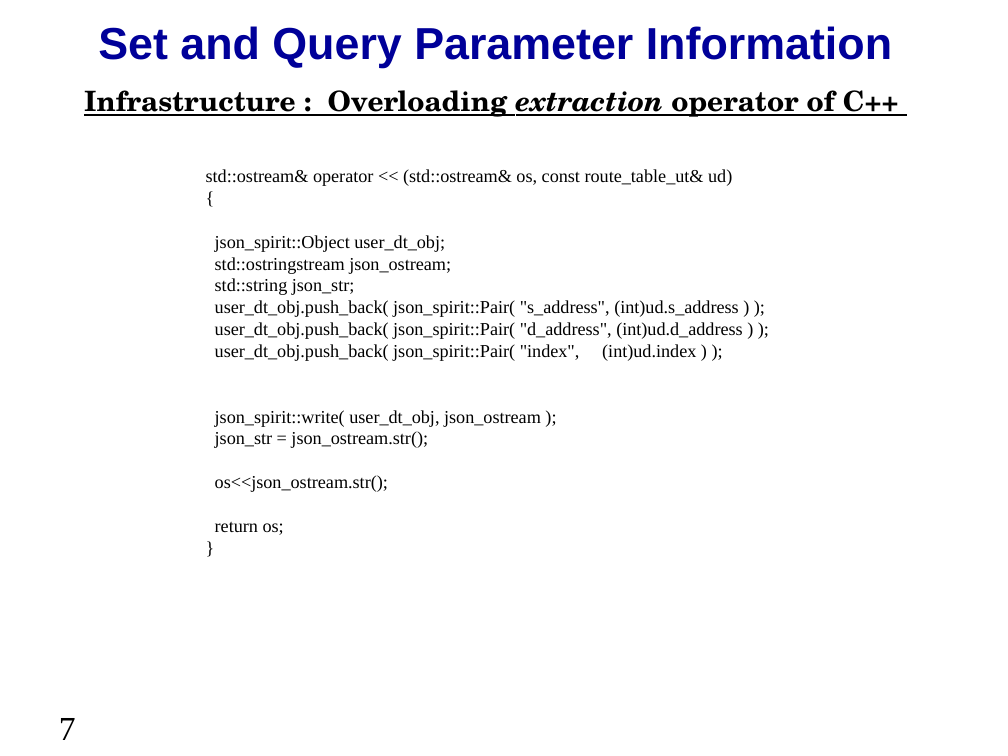
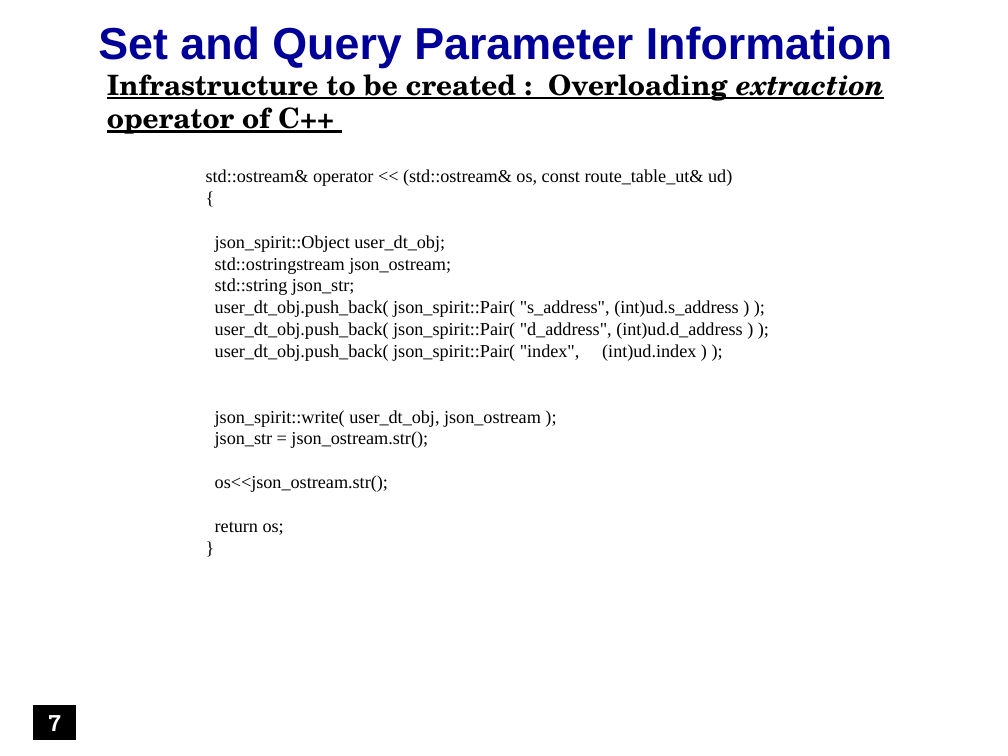
Before and after one commit to accellera-official/cci, a slide deck: slide 7 of examples/ex16_User_Defined_Data_Type/docs/ex16_User_Defined_Data_Type.ppt. Drawn at 1008x756 pixels with LibreOffice and Linux fonts; fonts in the diff are those of the drawing; background and template pictures are left out. Boxes give left, top, right and bottom in pixels: in the first picture for what was removed or moved away, otherwise in the second. Text is boxed around its words. In the diff, an @@ line names an element or a change of style, - is before the commit and + after.

```diff
--- a/examples/ex16_User_Defined_Data_Type/docs/ex16_User_Defined_Data_Type.ppt
+++ b/examples/ex16_User_Defined_Data_Type/docs/ex16_User_Defined_Data_Type.ppt
@@ text at box(107, 66, 884, 134): text changed @@
-Infrastructure : Overloading extraction operator of C++
+Infrastructure to be created : Overloading extraction operator of C++
@@ rectangle added at box(33, 706, 76, 739), fill #000000, outline #000000 0.74 pt, 16 pt, text #FFFFFF, bold @@
+7
```
Also in this commit, not shown: 18 other slides changed, 11 other files.
